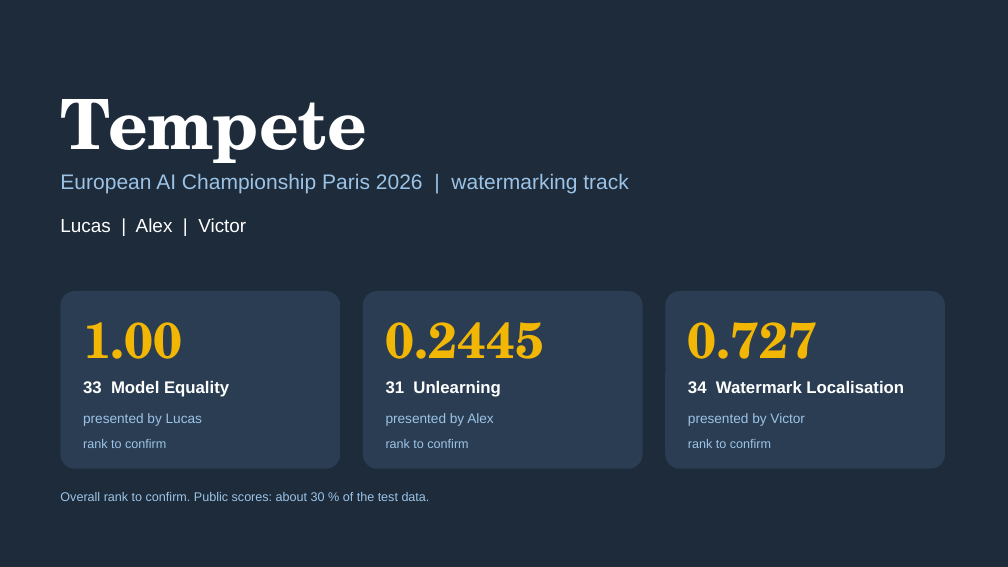
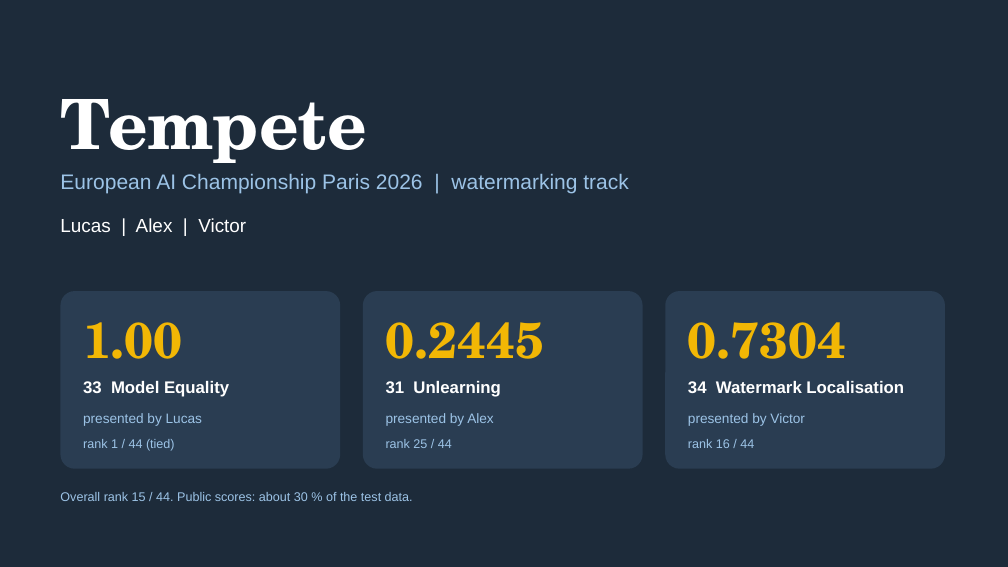
Before and after one commit to alex-pierron/Tempete, a slide deck: slide 1 of slides/tempete-slides.pptx. Drawn at 1008x567 pixels with LibreOffice and Linux fonts; fonts in the diff are those of the drawing. Boxes give left, top, right and bottom in pixels: in the first picture for what was removed or moved away, otherwise in the second. Text is boxed around its words. In the diff, an @@ line names an element or a change of style, - is before the commit and + after.

Commit message:
docs: record the final scores and ranks; add Pixel Seal fusion scripts
Watermark localisation 0.7304 with Pixel Seal maps re-fused with the
end-to-end maps; final public ranks; write-up and slides regenerated;
negative results of the last runs. Drops a test that read report data
not shipped in this repository.

```diff
--- a/slides/tempete-slides.pptx
+++ b/slides/tempete-slides.pptx
@@ text at box(688, 322, 847, 359): text changed @@
-0.727
+0.7304
@@ text at box(83, 439, 175, 451): text changed @@
-rank to confirm
+rank 1 / 44 (tied)
@@ text at box(386, 439, 452, 448): text changed @@
-rank to confirm
+rank 25 / 44
@@ text at box(688, 439, 754, 448): text changed @@
-rank to confirm
+rank 16 / 44
@@ text at box(60, 492, 413, 501): text changed @@
-Overall rank to confirm. Public scores: about 30 % of the test data.
+Overall rank 15 / 44. Public scores: about 30 % of the test data.
```
Also in this commit, not shown: 6 other slides changed, 16 other files.
